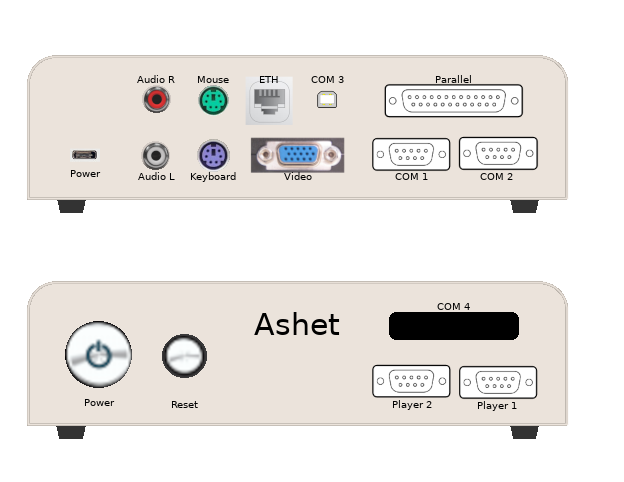
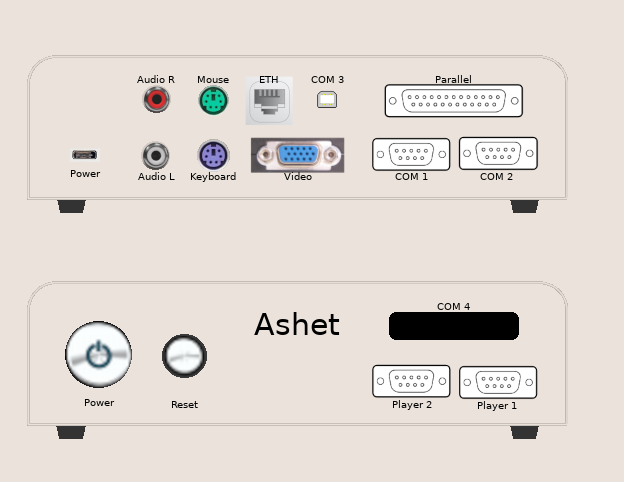
Revision of a layered 624 × 482 image; what changed, layer by layer:
added layer "Hintergrund-Kopie" over [0, 0, 624, 482]
